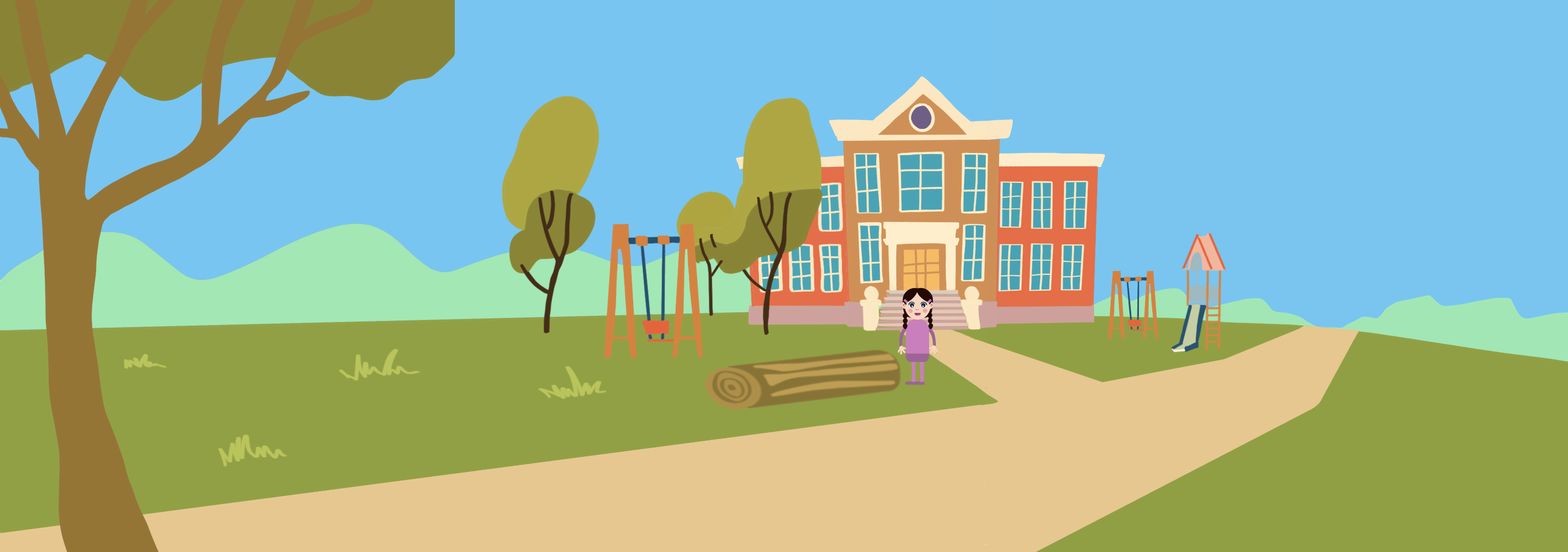
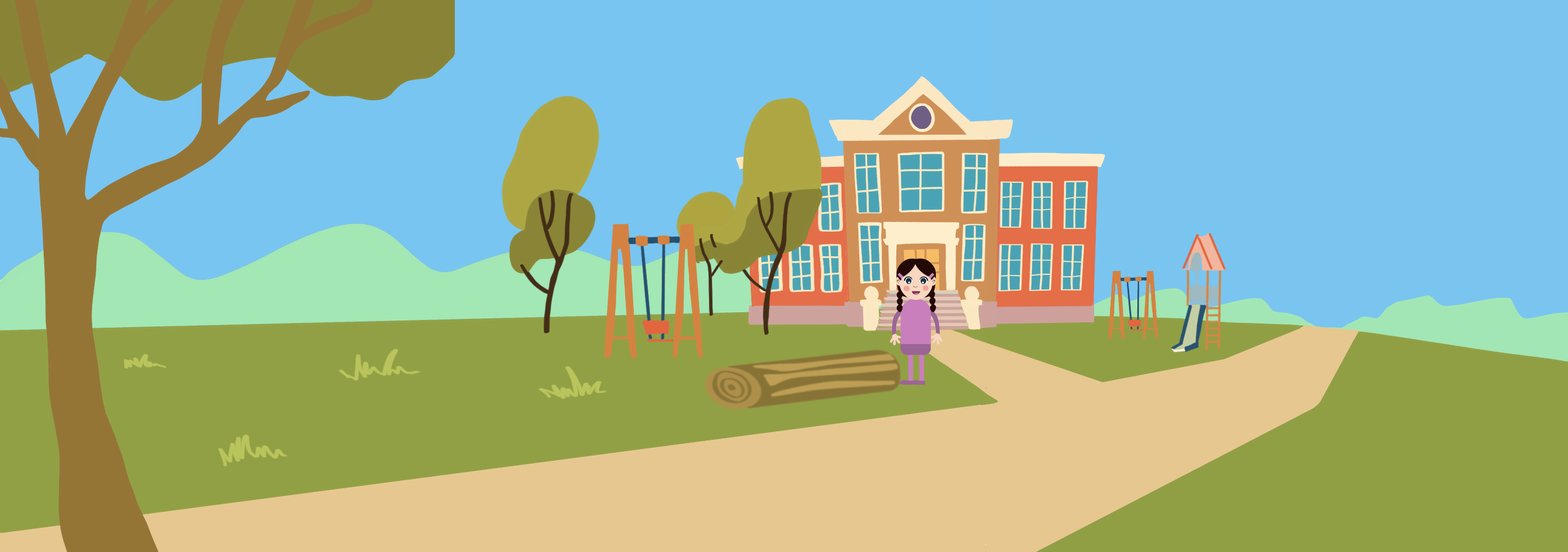
Comparing the layer stacks of the two 1568 x 552 images. Changes:
painted on "Hannah_Trailer" over [889, 258, 943, 386]
